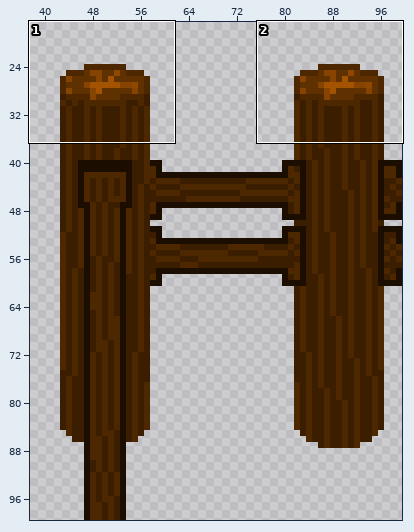
Two versions of one sprite sheet, game/Assets/ground/fencepost-corner-4.png. The first picture is a wide view before the edit; the outline marks the close-up.
Close-up. Old version:
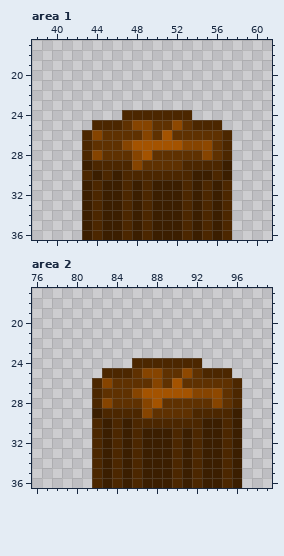
The file is 100x100 pixels. Shown: area 1: x 38..61, y 17..36; area 2: x 76..99, y 17..36. The wide view leaves out empty margins. The commit also changed other parts of the picture, which this record leaves out.
After the commit:
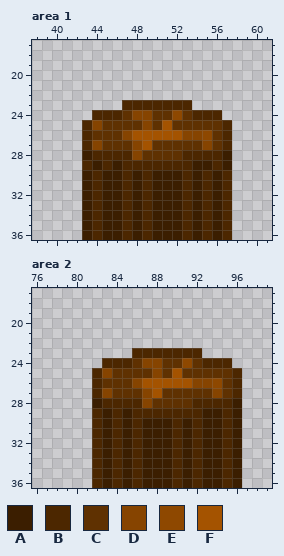
Palette (. is transparent): A #3b1e00  B #4c2700  C #5f3101  D #864400  E #8e4800  F #a45300
The exact change:
--- area 1
@@ x 38..61 @@
 22 ........................
-23 ........................
-24 .........BBBBBBB........
-25 ......BBBCDDCCECBBB.....
-26 .....BDCCCCDCFCCCCCB....
-27 .....BCCCDFFFFFDDECB....
-28 .....BDCCCDFCCCCCDCB....
-29 .....ABBBBDCCCCBBBBA....
-30 .....BABABBBBBBBAABA....
+23 .........BBBBBBB........
+24 ......BBBCDDCCECBBB.....
+25 .....BDCCCCDCFCCCCCB....
+26 .....BCCCDFFFFFDDECB....
+27 .....BDCCCDFCCCCCDCB....
+28 .....ABBBBDCCCCBBBBA....
+29 .....BABABBBBBBBAABA....
+30 .....ABAABABAAABABAB....
 31 .....ABAABABAAABABAB....
--- area 2
@@ x 76..99 @@
 22 ........................
-23 ........................
-24 ..........BBBBBBB.......
-25 .......BBBCDDCCECBBB....
-26 ......BDCCCCDCFCCCCCB...
-27 ......BCCCDFFFFFDDECB...
-28 ......BDCCCDFCCCCCDCB...
-29 ......ABBBBDCCCCBBBBA...
-30 ......BABABBBBBBBAABA...
+23 ..........BBBBBBB.......
+24 .......BBBCDDCCECBBB....
+25 ......BDCCCCDCFCCCCCB...
+26 ......BCCCDFFFFFDDECB...
+27 ......BDCCCDFCCCCCDCB...
+28 ......ABBBBDCCCCBBBBA...
+29 ......BABABBBBBBBAABA...
+30 ......BABABAAABABAABA...
 31 ......BABABAAABABAABA...
